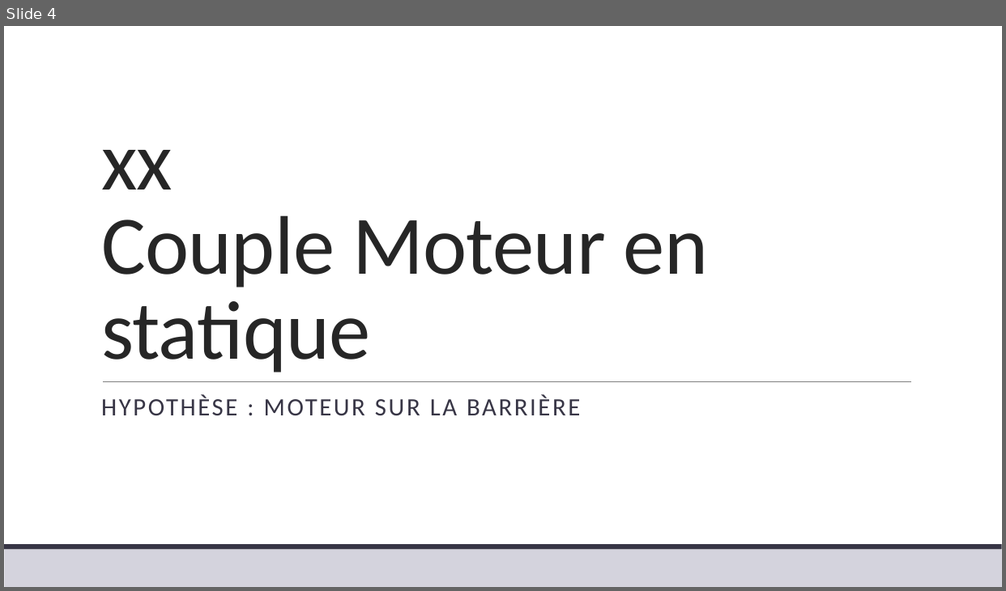
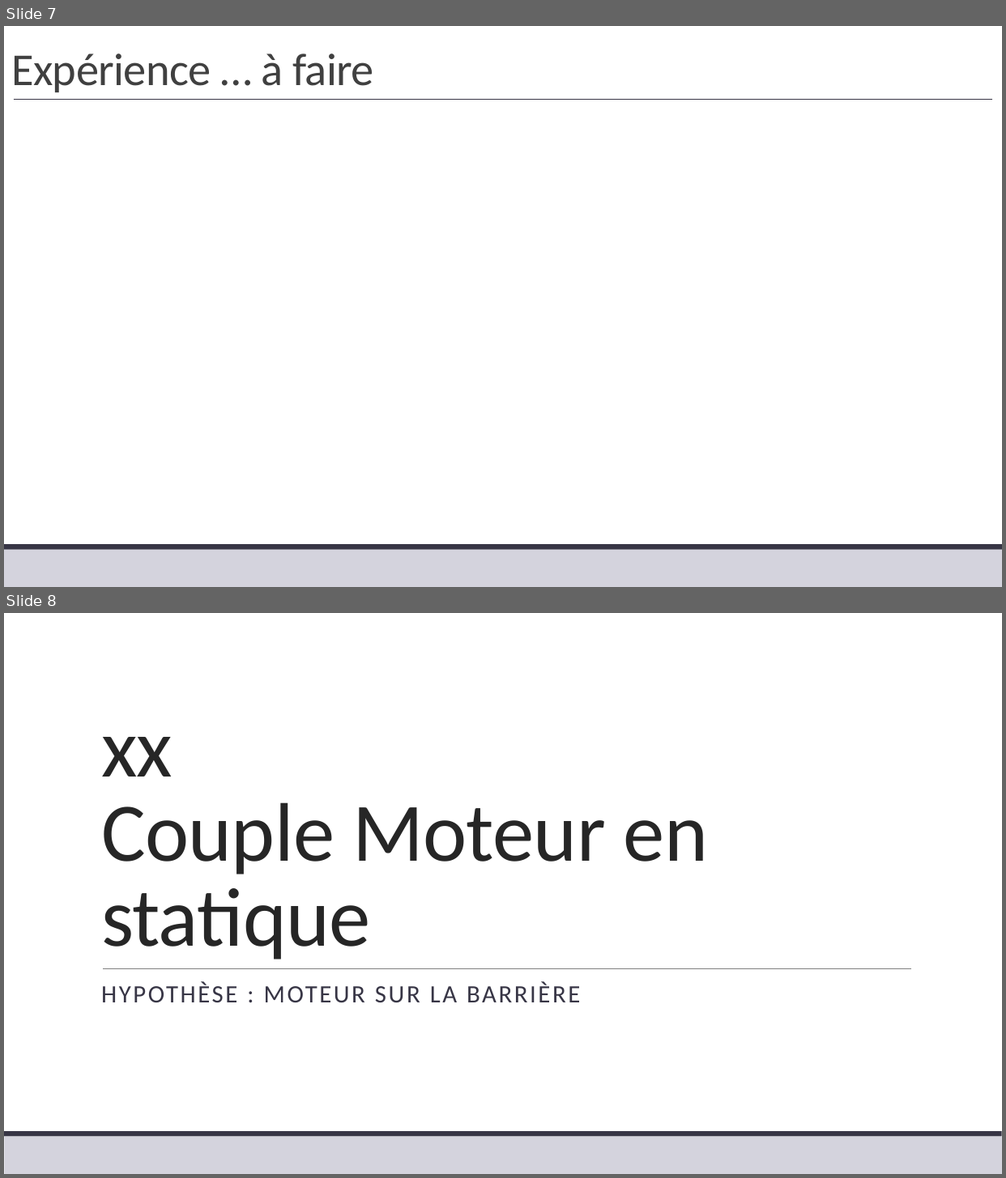
Before and after one commit to xpessoles/TP_Corriges, a slide deck: 19_Sympact/19_Sympact_Corrige.pptx. Shown one above the other, each under a label of ours: slide 4 before the commit, slides 7 and 8 after it. The pictures are 1006x591 and 1006x1178 pixels, drawn with LibreOffice and Linux fonts; fonts in the diff are those of the drawing; grey boxes stand for pictures. Boxes give left, top, right and bottom in pixels: in the first picture for what was removed or moved away, otherwise in the second. Text is boxed around its words. In the diff, an @@ line names an element or a change of style, - is before the commit and + after.

```diff
--- a/19_Sympact/19_Sympact_Corrige.pptx
+++ b/19_Sympact/19_Sympact_Corrige.pptx
@@ slide 7 added at box(4, 26, 1002, 587), background #FFFFFF; not listed: 2 template elements that a slide beside it also shows @@
@@ title added at box(11, 54, 374, 92), 44 pt, text #404040 @@
+Expérience … à faire
@@ line added from (14, 99) to (992, 99), #373545 0.5 pt @@
@@ what was slide 4 is now slide 8 @@
```
Also in this commit, not shown: 3 other slides added, 1 other file.
